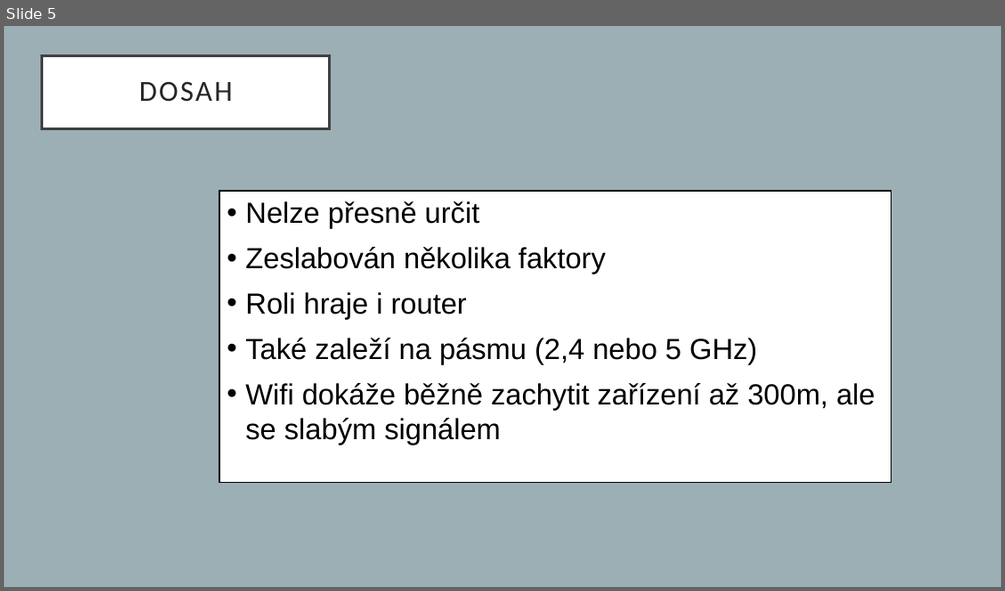
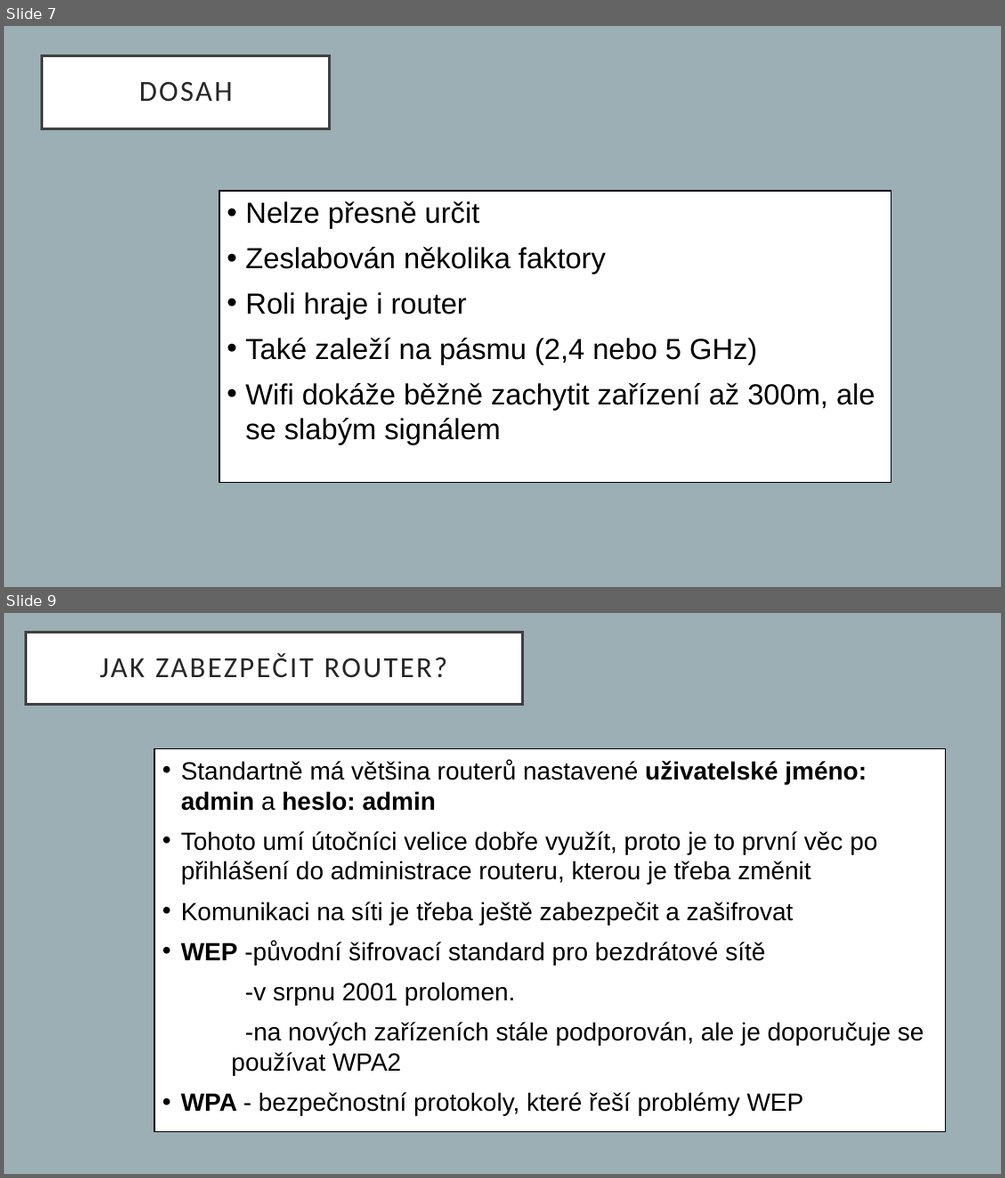
Before and after one commit to proch4zkov4/prezentace-wifi, a slide deck: prochazkova.pptx. Shown one above the other, each under a label of ours: slide 5 before the commit, slides 7 and 9 after it; the slides between them are not shown. The pictures are 1005x591 and 1005x1178 pixels, drawn with LibreOffice and Linux fonts; fonts in the diff are those of the drawing. Boxes give left, top, right and bottom in pixels: in the first picture for what was removed or moved away, otherwise in the second. Text is boxed around its words. In the diff, an @@ line names an element or a change of style, - is before the commit and + after.

```diff
--- a/prochazkova.pptx
+++ b/prochazkova.pptx
@@ slide 9 added at [4, 613, 1001, 1174], background #9BAFB5 @@
@@ title added at [25, 633, 522, 705], fill #FFFFFF, outline #404040 2.5 pt, 28 pt, text #262626 @@
+JAK ZABEZPEČIT ROUTER?
@@ rectangle added at [154, 748, 946, 1131], fill #FFFFFF, outline #000000 1 pt @@
@@ text added at [181, 760, 924, 1116], 24 pt, text #000000 @@
+• Standartně má většina routerů nastavené uživatelské jméno: admin a heslo: admin
+• Tohoto umí útočníci velice dobře využít, proto je to první věc po přihlášení do administrace routeru, kterou je třeba změnit
+• Komunikaci na síti je třeba ještě zabezpečit a zašifrovat
+• WEP -původní šifrovací standard pro bezdrátové sítě
+-v srpnu 2001 prolomen.
+-na nových zařízeních stále podporován, ale je doporučuje se používat WPA2
+• WPA - bezpečnostní protokoly, které řeší problémy WEP
@@ what was slide 5 is now slide 7 @@
```
Also in this commit, not shown: 1 slide changed, 2 other slides added, 3 slides removed.
